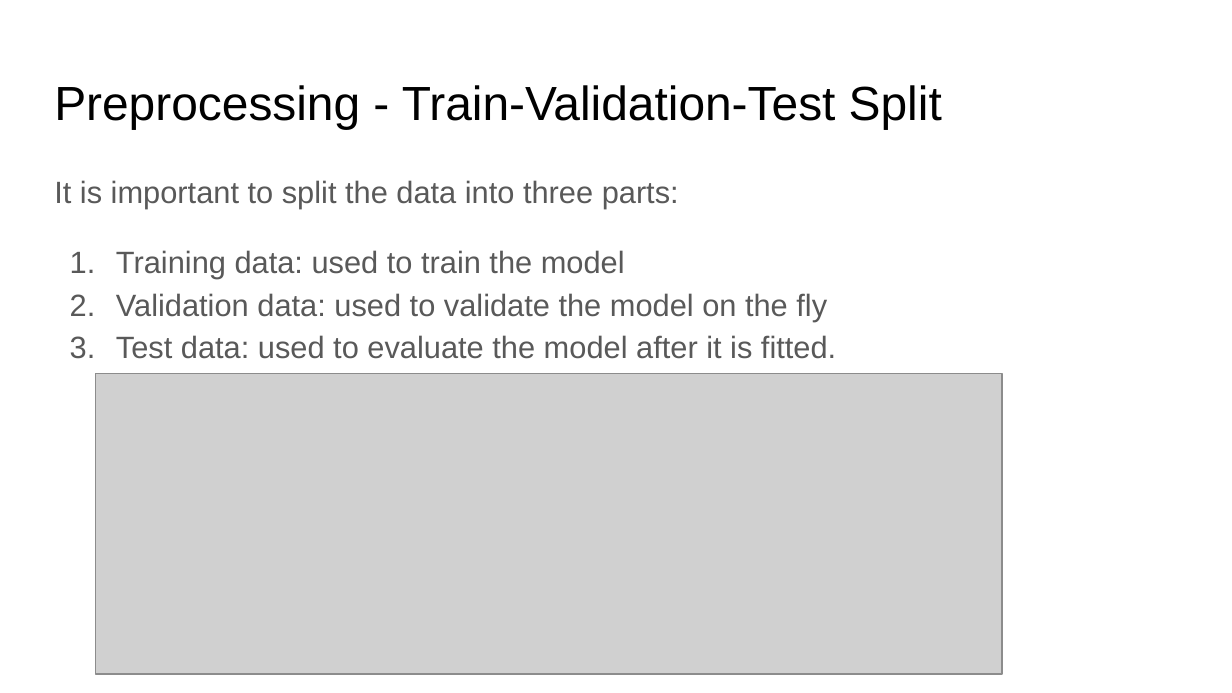
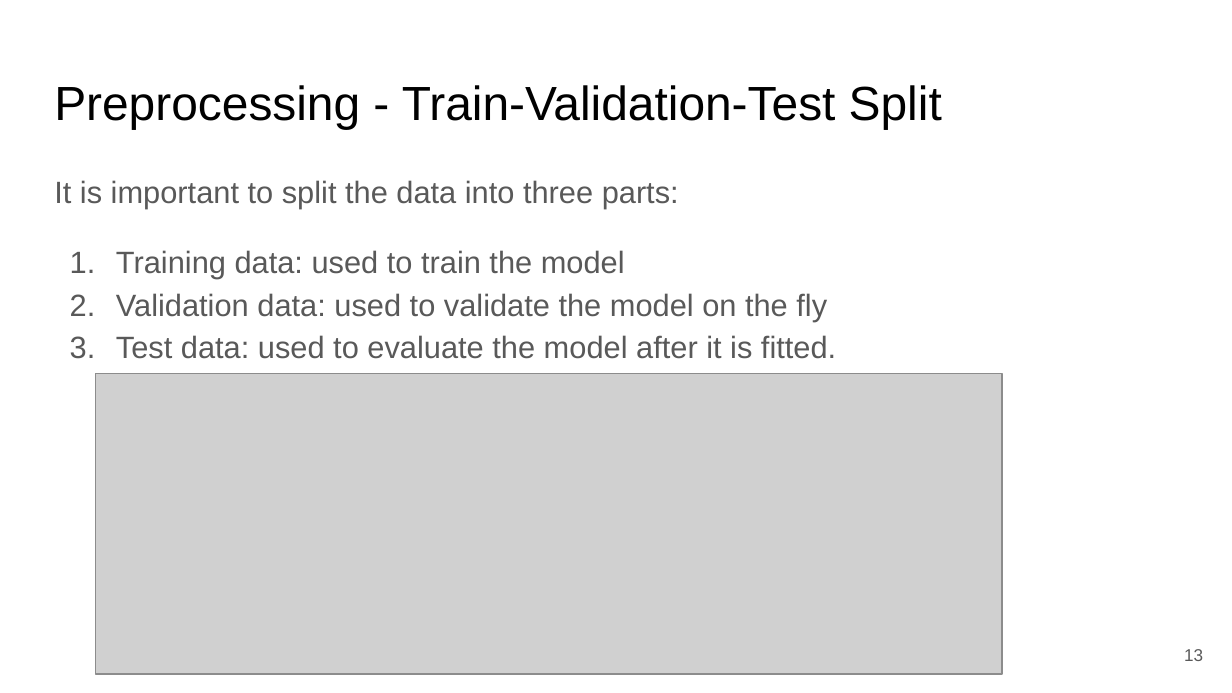
Before and after one commit to bnasr/FFN-CaseStudy, a slide deck: slide 13 of DS Growth Case Study.pptx. Drawn at 1232x693 pixels with LibreOffice and Linux fonts; fonts in the diff are those of the drawing; grey boxes stand for pictures. Boxes give left, top, right and bottom in pixels: in the first picture for what was removed or moved away, otherwise in the second. Text is boxed around its words. In the diff, an @@ line names an element or a change of style, - is before the commit and + after.

```diff
--- a/DS Growth Case Study.pptx
+++ b/DS Growth Case Study.pptx
@@ page number added at [1184, 649, 1203, 661], 10 pt, text #595959 @@
+13
```
Also in this commit, not shown: 23 other slides changed, 1 slide added, 1 other file.
